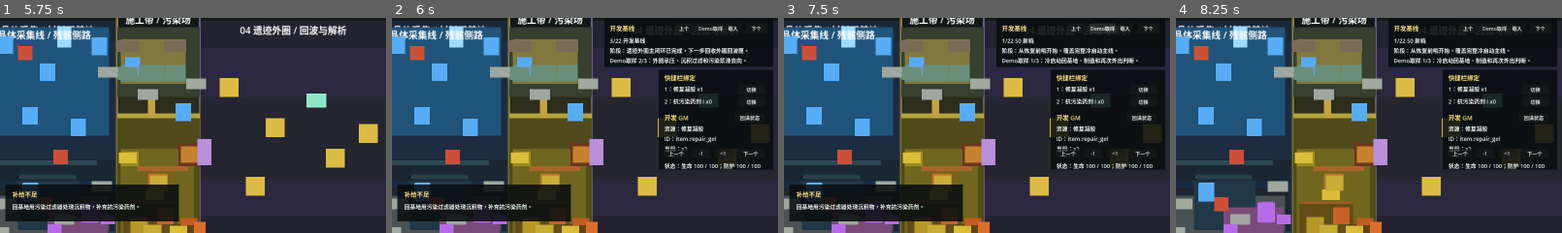
Above: before the commit, frames 1-4 (left to right).
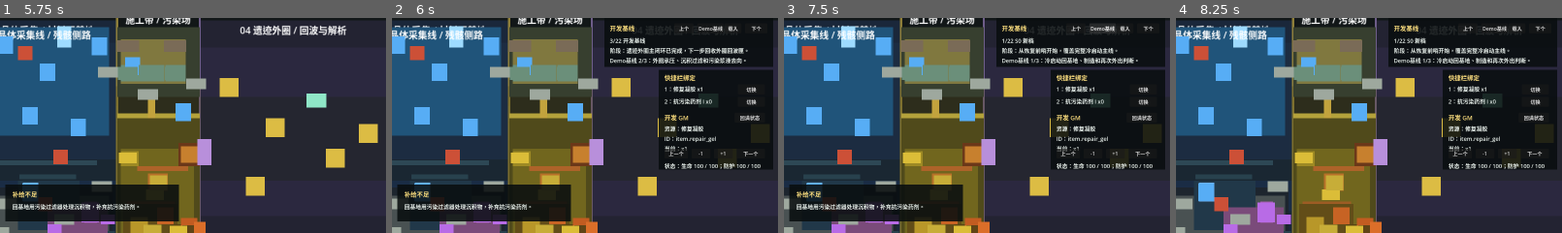
Above: after the commit, the same moments.

Repository: laugh0608/RadishCatalyst
Game: Godot game, scene res://scenes/boot/Boot.tscn
Two runs of this game, one before a commit and one after it. Both use one fixed random seed, a clock stepped at 60 frames per second and the inputs below.
Inputs (mouse positions are % of the whole screen's width and height, from its top left):
- Up to frame 1 (5.75 s): tap Enter at 0.5 s; move the mouse to (72, 45) at 0.52 s; hold D (move_right) 0.53-1.28 s; tap J (attack) at 0.6 s; click (72, 45) at 0.67 s; move the mouse to (30, 55) at 1.27 s; hold S (move_down) 1.28-2.03 s; tap R (cycle_recipe) at 1.35 s; move the mouse to (60, 28) at 2.02 s; hold D (move_right) 2.03-2.78 s; tap E (interact) at 2.1 s; move the mouse to (45, 71) at 2.77 s; hold W (move_up) 2.78-3.53 s; tap Q (toggle_device_panel) at 2.85 s; click (45, 71) at 2.92 s; move the mouse to (80, 66) at 3.52 s; hold A (move_left) 3.53-5.03 s; tap F (toggle_module) at 3.6 s; move the mouse to (20, 35) at 4.27 s; tap 1 (use_quick_slot_1) at 4.35 s; move the mouse to (55, 50) at 5.02 s; hold S (move_down) from 5.03 s (still down); tap 2 (use_quick_slot_2) at 5.1 s; click (55, 50) at 5.17 s
- Up to frame 2 (6 s): move the mouse to (35, 25) at 5.77 s; release S (move_down) at 5.78 s; hold D (move_right) from 5.78 s (still down); tap Tab at 5.85 s
- Up to frame 3 (7.5 s): release D (move_right) at 6.5 s; click (91, 25) at 6.5 s, where only the run before the commit has a clickable "Demo取样"; click (91, 25) at 7.25 s, where only the run after the commit has a clickable "Demo基线"
- Up to frame 4 (8.25 s): click "新档" at 8 s
The pictures show only the part of the screen within x 50-100%, y 23-73%; the shares and areas given below are measured in that part.

Frame 1 is identical in both runs. In frame 2, 0.1% of the frame differs, in the area x 60-86%, y 3-22%; in frame 3, 0.1%; in frame 4, 0.1%.

Commit message:
docs: 纠偏 Demo 阶段开发口径
- 明确首版 Demo 完成前不进入试玩准备或修 bug 阶段

- 将开发基线页面和日志从取样/试玩口径改为 Demo 基线/开发观察

- 统一平台、复测和专题文档的技术验证与专题推进表述

Diff:
--- a/client/scenes/ui/PrototypeHud.tscn
+++ b/client/scenes/ui/PrototypeHud.tscn
@@ -146,12 +146,12 @@
 offset_bottom = 346.0
 text = "上个"
 
-[node name="BaselinePlaytestButton" type="Button" parent="SavePanel"]
+[node name="BaselineDemoButton" type="Button" parent="SavePanel"]
 offset_left = 300.0
 offset_top = 314.0
 offset_right = 376.0
 offset_bottom = 346.0
-text = "Demo取样"
+text = "Demo基线"
 
 [node name="BaselineLoadButton" type="Button" parent="SavePanel"]
 offset_left = 388.0
--- a/client/scripts/checks/vertical_slice_regression_check.gd
+++ b/client/scripts/checks/vertical_slice_regression_check.gd
@@ -1031,18 +1031,18 @@
 	var definitions := DevelopmentBaselineCatalog.get_baseline_definitions()
 	host._expect_equal(definitions.size(), 22, "development baseline catalog count")
 	host._expect_equal(
-		DevelopmentBaselineCatalog.get_demo_playtest_baseline_ids(),
+		DevelopmentBaselineCatalog.get_demo_baseline_ids(),
 		[
 			"baseline.s0_new_game",
 			"baseline.s2_outer_ring_secured",
 			"baseline.s21_demo_stabilization_core_ready"
 		],
-		"development baseline catalog exposes demo playtest queue"
-	)
-	host._expect_equal(
-		DevelopmentBaselineCatalog.get_default_demo_playtest_baseline_id(),
+		"development baseline catalog exposes demo baseline queue"
+	)
+	host._expect_equal(
+		DevelopmentBaselineCatalog.get_default_demo_baseline_id(),
 		"baseline.s2_outer_ring_secured",
-		"development baseline catalog defaults to S2 demo sampling"
+		"development baseline catalog defaults to S2 demo baseline"
 	)
 	host._expect_equal(
 		String(definitions[0].get("id", "")),
@@ -1054,9 +1054,9 @@
 	host._expect_text_contains(selected_text, "S3 裂相脊入口已开", "development baseline presenter shows selected baseline name")
 	host._expect_text_contains(selected_text, "相位纤丝", "development baseline presenter shows baseline summary")
 	host._expect_text_contains(selected_text, "过滤器精炼", "development baseline presenter shows recommended use")
-	var playtest_text := presenter.format_selected_baseline(definitions[2], 2, definitions.size())
-	host._expect_text_contains(playtest_text, "Demo取样 2/3", "development baseline presenter marks S2 demo sampling")
-	host._expect_text_contains(playtest_text, "污染浆液去向", "development baseline presenter shows S2 sampling focus")
+	var demo_baseline_text := presenter.format_selected_baseline(definitions[2], 2, definitions.size())
+	host._expect_text_contains(demo_baseline_text, "Demo基线 2/3", "development baseline presenter marks S2 demo baseline")
+	host._expect_text_contains(demo_baseline_text, "污染浆液去向", "development baseline presenter shows S2 baseline focus")
 	host._expect_equal(
 		String(definitions[21].get("id", "")),
 		"baseline.s21_demo_stabilization_core_ready",
@@ -1066,8 +1066,8 @@
 	var s21_result := builder.create_baseline_state("baseline.s21_demo_stabilization_core_ready")
 	host._expect_text_contains(
 		String(s21_result.get("message", "")),
-		"试玩观察",
-		"development baseline load log includes demo playtest watch point"
+		"开发观察",
+		"development baseline load log includes demo baseline watch point"
 	)
 
 
@@ -1080,19 +1080,19 @@
 		"baseline.s2_outer_ring_secured",
 		"HUD development baseline defaults to S2 demo sampling"
 	)
-	host._expect_text_contains(hud.baseline_label.text, "Demo取样 2/3", "HUD baseline label shows sampling index")
-	host._expect_equal(hud.baseline_playtest_button != null, true, "HUD scene exposes demo sampling baseline button")
-	hud._on_baseline_playtest_pressed()
+	host._expect_text_contains(hud.baseline_label.text, "Demo基线 2/3", "HUD baseline label shows demo baseline index")
+	host._expect_equal(hud.baseline_demo_button != null, true, "HUD scene exposes demo baseline button")
+	hud._on_demo_baseline_pressed()
 	host._expect_equal(
 		String(hud._get_selected_development_baseline().get("id", "")),
 		"baseline.s21_demo_stabilization_core_ready",
-		"HUD demo sampling button jumps from S2 to S21"
-	)
-	hud._on_baseline_playtest_pressed()
+		"HUD demo baseline button jumps from S2 to S21"
+	)
+	hud._on_demo_baseline_pressed()
 	host._expect_equal(
 		String(hud._get_selected_development_baseline().get("id", "")),
 		"baseline.s0_new_game",
-		"HUD demo sampling button wraps from S21 to S0"
+		"HUD demo baseline button wraps from S21 to S0"
 	)
 	hud._on_baseline_next_pressed()
 	host._expect_equal(
--- a/client/scripts/save/development_baseline_builder.gd
+++ b/client/scripts/save/development_baseline_builder.gd
@@ -887,12 +887,12 @@
 
 
 func _format_loaded_message(definition: Dictionary) -> String:
-	var playtest_watch := String(definition.get("demo_playtest_watch", ""))
-	if not playtest_watch.is_empty():
-		return "已载入开发基线 %s：%s 试玩观察：%s 如需长期保留，可直接保存到任一普通槽位。" % [
+	var development_watch := String(definition.get("demo_baseline_watch", ""))
+	if not development_watch.is_empty():
+		return "已载入开发基线 %s：%s 开发观察：%s 如需长期保留，可直接保存到任一普通槽位。" % [
 			String(definition.get("code", "")),
 			String(definition.get("summary", "")),
-			playtest_watch
+			development_watch
 		]
 	return "已载入开发基线 %s：%s 如需长期保留，可直接保存到任一普通槽位。" % [
 		String(definition.get("code", "")),
--- a/client/scripts/save/development_baseline_catalog.gd
+++ b/client/scripts/save/development_baseline_catalog.gd
@@ -1,12 +1,12 @@
 extends RefCounted
 class_name DevelopmentBaselineCatalog
 
-const DEMO_PLAYTEST_BASELINE_IDS: Array[String] = [
+const DEMO_BASELINE_IDS: Array[String] = [
 	"baseline.s0_new_game",
 	"baseline.s2_outer_ring_secured",
 	"baseline.s21_demo_stabilization_core_ready"
 ]
-const DEFAULT_DEMO_PLAYTEST_BASELINE_ID := "baseline.s2_outer_ring_secured"
+const DEFAULT_DEMO_BASELINE_ID := "baseline.s2_outer_ring_secured"
 
 const BASELINE_DEFINITIONS := [
 	{
@@ -16,9 +16,9 @@
 		"completed_through": "",
 		"summary": "从恢复前哨开始，覆盖完整冷启动主线。",
 		"recommended_for": "全链路空档复测、早期目标理解、共享系统回归。",
-		"demo_playtest_order": 1,
-		"demo_playtest_focus": "冷启动回基地、制造和再次外出判断。",
-		"demo_playtest_watch": "观察首屏 HUD、前哨核心、晶体区和处理点入口。"
+		"demo_baseline_order": 1,
+		"demo_baseline_focus": "冷启动回基地、制造和再次外出判断。",
+		"demo_baseline_watch": "观察首屏 HUD、前哨核心、晶体区和处理点入口。"
 	},
 	{
 		"id": "baseline.s1_treatment_ready",
@@ -34,9 +34,9 @@
 		"completed_through": "quest.secure_outer_ring_signal",
 		"summary": "遗迹外圈主闭环已完成，下一步回收外圈回波匣。",
 		"recommended_for": "外圈回波匣、深段回波、基地解析与第二闭环入口回归。",
-		"demo_playtest_order": 2,
-		"demo_playtest_focus": "外圈承压、沉积过滤和污染浆液去向。",
-		"demo_playtest_watch": "观察是否知道先处理沉积物，再带污染浆液回基地解析。"
+		"demo_baseline_order": 2,
+		"demo_baseline_focus": "外圈承压、沉积过滤和污染浆液去向。",
+		"demo_baseline_watch": "观察是否知道先处理沉积物，再带污染浆液回基地解析。"
 	},
 	{
 		"id": "baseline.s3_deep_entrance_open",
@@ -188,10 +188,10 @@
 		"display_name": "S21 核心稳定站已开放",
 		"completed_through": "quest.analyze_phase_survey_trace",
 		"summary": "高压窗口稳定数据已归档，核心稳定站已解锁，下一步从锚定桥进入核心稳定站。",
-		"recommended_for": "核心稳定站人工短跑、阶段守卫、侧向补给缓存、核心设备写入和 demo 完成反馈。",
-		"demo_playtest_order": 3,
-		"demo_playtest_focus": "侧边补给、缓冲包和三档写入承压。",
-		"demo_playtest_watch": "观察阶段守卫后是否理解先整备再写入，或直接写入的代价。"
+		"recommended_for": "核心稳定站局部开发复测、阶段守卫、侧向补给缓存、核心设备写入和 demo 完成反馈。",
+		"demo_baseline_order": 3,
+		"demo_baseline_focus": "侧边补给、缓冲包和三档写入承压。",
+		"demo_baseline_watch": "观察阶段守卫后是否理解先整备再写入，或直接写入的代价。"
 	}
 ]
 
@@ -212,8 +212,8 @@
 	return baseline_ids
 
 
-static func get_demo_playtest_baseline_ids() -> Array[String]:
-	return DEMO_PLAYTEST_BASELINE_IDS.duplicate()
+static func get_demo_baseline_ids() -> Array[String]:
+	return DEMO_BASELINE_IDS.duplicate()
 
 
 static func get_definition(baseline_id: String) -> Dictionary:
@@ -231,5 +231,5 @@
 	return String(first_definition.get("id", ""))
 
 
-static func get_default_demo_playtest_baseline_id() -> String:
-	return DEFAULT_DEMO_PLAYTEST_BASELINE_ID
+static func get_default_demo_baseline_id() -> String:
+	return DEFAULT_DEMO_BASELINE_ID
--- a/client/scripts/ui/hud_development_baseline_presenter.gd
+++ b/client/scripts/ui/hud_development_baseline_presenter.gd
@@ -6,16 +6,16 @@
 	if definition.is_empty():
 		return "开发基线读取中..."
 
-	var playtest_order := int(definition.get("demo_playtest_order", 0))
-	if playtest_order > 0:
-		return "%d/%d %s\n阶段：%s\nDemo取样 %d/%d：%s" % [
+	var demo_order := int(definition.get("demo_baseline_order", 0))
+	if demo_order > 0:
+		return "%d/%d %s\n阶段：%s\nDemo基线 %d/%d：%s" % [
 			current_index + 1,
 			total_count,
 			String(definition.get("display_name", "开发基线")),
 			String(definition.get("summary", "")),
-			playtest_order,
-			DevelopmentBaselineCatalog.get_demo_playtest_baseline_ids().size(),
-			String(definition.get("demo_playtest_focus", ""))
+			demo_order,
+			DevelopmentBaselineCatalog.get_demo_baseline_ids().size(),
+			String(definition.get("demo_baseline_focus", ""))
 		]
 
 	return "%d/%d %s\n阶段：%s\n适用：%s" % [
--- a/client/scripts/ui/prototype_hud.gd
+++ b/client/scripts/ui/prototype_hud.gd
@@ -145,7 +145,7 @@
 @onready var new_game_button: Button = $SavePanel/NewGameButton
 @onready var baseline_label: Label = $SavePanel/BaselineLabel
 @onready var baseline_previous_button: Button = $SavePanel/BaselinePreviousButton
-@onready var baseline_playtest_button: Button = $SavePanel/BaselinePlaytestButton
+@onready var baseline_demo_button: Button = $SavePanel/BaselineDemoButton
 @onready var baseline_load_button: Button = $SavePanel/BaselineLoadButton
 @onready var baseline_next_button: Button = $SavePanel/BaselineNextButton
 @onready var save_slot_labels: Array[Label] = [
@@ -181,10 +181,10 @@
 
 func _ready() -> void:
 	_ensure_runtime_nodes()
-	_apply_playtest_panel_style()
+	_apply_runtime_panel_style()
 	new_game_button.pressed.connect(_on_new_game_pressed)
 	baseline_previous_button.pressed.connect(_on_baseline_previous_pressed)
-	baseline_playtest_button.pressed.connect(_on_baseline_playtest_pressed)
+	baseline_demo_button.pressed.connect(_on_demo_baseline_pressed)
 	baseline_load_button.pressed.connect(_on_baseline_load_pressed)
 	baseline_next_button.pressed.connect(_on_baseline_next_pressed)
 	for index in range(SAVE_SLOT_IDS.size()):
@@ -393,7 +393,7 @@
 		selected_development_baseline_index = 0
 	else:
 		if selected_baseline_id.is_empty():
-			selected_baseline_id = DevelopmentBaselineCatalog.get_default_demo_playtest_baseline_id()
+			selected_baseline_id = DevelopmentBaselineCatalog.get_default_demo_baseline_id()
 		_select_development_baseline_by_id(selected_baseline_id)
 	_refresh_development_baseline_panel()
 
@@ -424,20 +424,20 @@
 	_refresh_development_baseline_panel()
 
 
-func _on_baseline_playtest_pressed() -> void:
+func _on_demo_baseline_pressed() -> void:
 	if development_baseline_definitions.is_empty():
 		return
-	var playtest_ids := DevelopmentBaselineCatalog.get_demo_playtest_baseline_ids()
-	if playtest_ids.is_empty():
+	var demo_baseline_ids := DevelopmentBaselineCatalog.get_demo_baseline_ids()
+	if demo_baseline_ids.is_empty():
 		return
 	var current_id := _get_selected_development_baseline_id()
-	var current_playtest_index := playtest_ids.find(current_id)
-	var next_playtest_id := ""
-	if current_playtest_index < 0:
-		next_playtest_id = DevelopmentBaselineCatalog.get_default_demo_playtest_baseline_id()
+	var current_demo_baseline_index := demo_baseline_ids.find(current_id)
+	var next_demo_baseline_id := ""
+	if current_demo_baseline_index < 0:
+		next_demo_baseline_id = DevelopmentBaselineCatalog.get_default_demo_baseline_id()
 	else:
-		next_playtest_id = playtest_ids[posmod(current_playtest_index + 1, playtest_ids.size())]
-	_select_development_baseline_by_id(next_playtest_id)
+		next_demo_baseline_id = demo_baseline_ids[posmod(current_demo_baseline_index + 1, demo_baseline_ids.size())]
+	_select_development_baseline_by_id(next_demo_baseline_id)
 	_refresh_development_baseline_panel()
 
 
@@ -575,8 +575,8 @@
 	var has_definitions := not development_baseline_definitions.is_empty()
 	if baseline_previous_button != null:
 		baseline_previous_button.disabled = not has_definitions
-	if baseline_playtest_button != null:
-		baseline_playtest_button.disabled = not _has_available_demo_playtest_baselines()
+	if baseline_demo_button != null:
+		baseline_demo_button.disabled = not _has_available_demo_baselines()
 	if baseline_load_button != null:
 		baseline_load_button.disabled = not has_definitions
 	if baseline_next_button != null:
@@ -712,8 +712,8 @@
 		baseline_label = get_node_or_null("SavePanel/BaselineLabel")
 	if baseline_previous_button == null:
 		baseline_previous_button = get_node_or_null("SavePanel/BaselinePreviousButton")
-	if baseline_playtest_button == null:
-		baseline_playtest_button = get_node_or_null("SavePanel/BaselinePlaytestButton")
+	if baseline_demo_button == null:
+		baseline_demo_button = get_node_or_null("SavePanel/BaselineDemoButton")
 	if baseline_load_button == null:
 		baseline_load_button = get_node_or_null("SavePanel/BaselineLoadButton")
 	if baseline_next_button == null:
@@ -746,7 +746,7 @@
 
 func _layout_runtime_panels(force: bool = false) -> void:
 	_ensure_runtime_nodes()
-	_apply_playtest_panel_style()
+	_apply_runtime_panel_style()
 	var viewport_size := _get_runtime_viewport_size()
 	if viewport_size.x <= 0.0 or viewport_size.y <= 0.0:
 		return
@@ -912,7 +912,7 @@
 		map_track.size = Vector2(maxf(0.0, last_center_x - first_center_x), 6.0)
 
 
-func _apply_playtest_panel_style() -> void:
+func _apply_runtime_panel_style() -> void:
 	var primary_color := Color(0.035, 0.054, 0.059, 0.42)
 	var floating_color := Color(0.035, 0.054, 0.059, 0.88)
 	for panel in [map_panel, status_panel, vitals_panel, prompt_panel, log_panel]:
@@ -998,8 +998,8 @@
 	return -1
 
 
-func _has_available_demo_playtest_baselines() -> bool:
-	for baseline_id in DevelopmentBaselineCatalog.get_demo_playtest_baseline_ids():
+func _has_available_demo_baselines() -> bool:
+	for baseline_id in DevelopmentBaselineCatalog.get_demo_baseline_ids():
 		if _find_development_baseline_index(baseline_id) >= 0:
 			return true
 	return false
Not shown, changed: AGENTS.md
Not shown, changed: CLAUDE.md
Not shown, changed: client/README.md
Not shown, changed: docs/architecture/godot-project-structure-runtime.md
Not shown, changed: docs/architecture/platform-targets.md
Not shown, changed: docs/architecture/runtime-compatibility-rules.md
Not shown, changed: docs/design/development-retest-baselines.md
Not shown, changed: docs/design/first-hour-baselines-and-ui.md
Not shown, changed: docs/devlogs/2026-W24.md
Not shown, changed: docs/features/demo-combat-progression-v1.md
Not shown, changed: docs/planning/base-action-choice-prototype.md
Not shown, changed: docs/planning/current.md
(and 14 more such lines)
